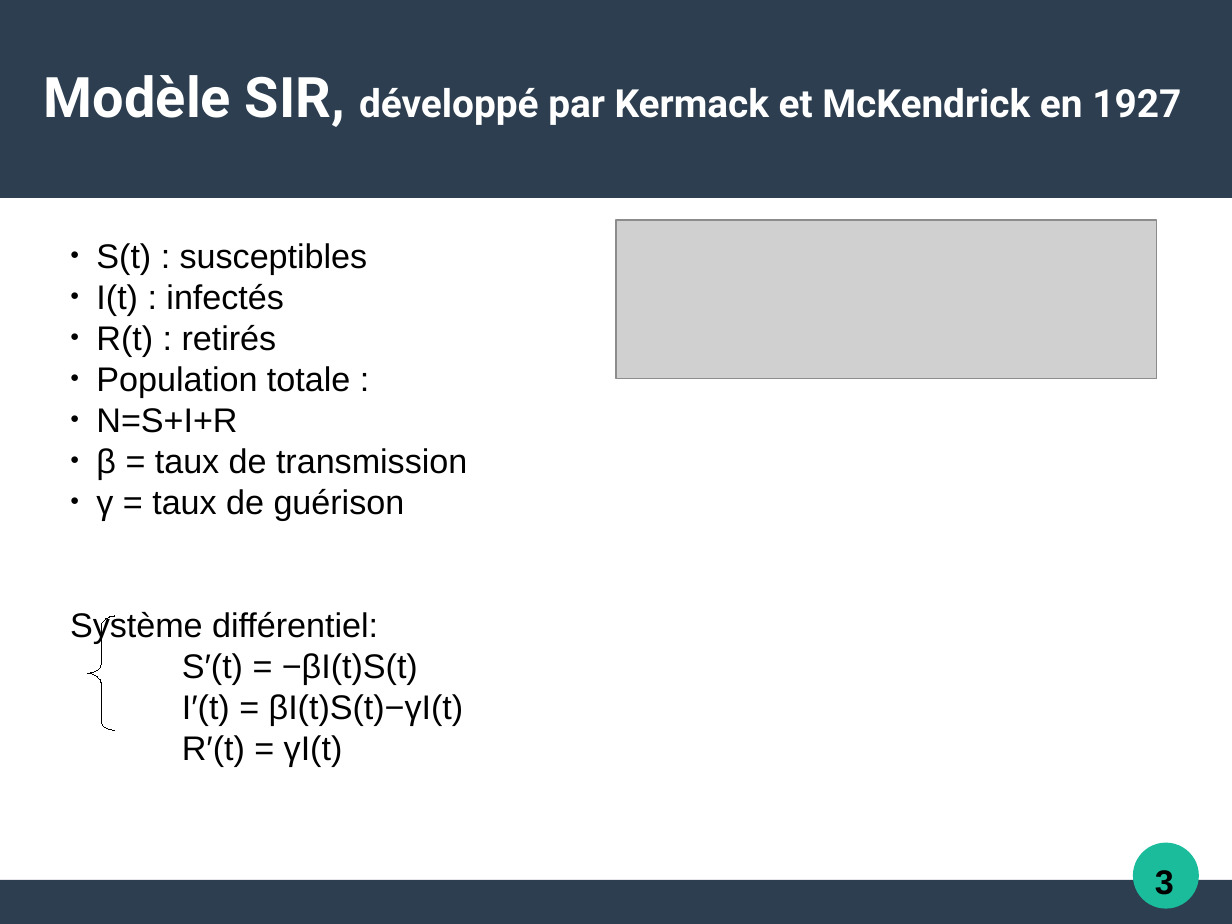
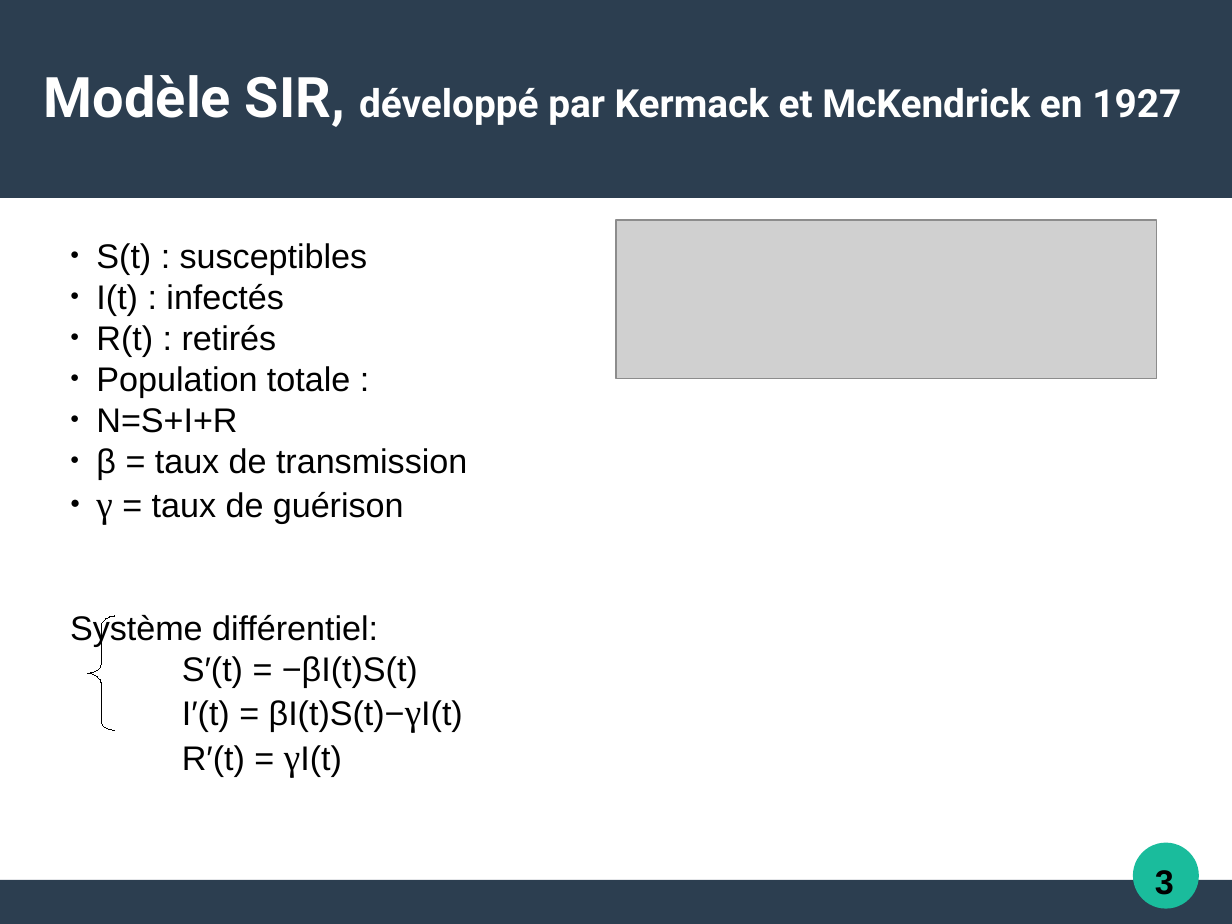
Before and after one commit to Alexia57/TIPE-2021-MP, a slide deck: slide 3 of Tipe_presentation.odp. Drawn at 1232x924 pixels with LibreOffice and Linux fonts; fonts in the diff are those of the drawing; grey boxes stand for pictures. Boxes give left, top, right and bottom in pixels: in the first picture for what was removed or moved away, otherwise in the second. Text is boxed around its words. In the diff, an @@ line names an element or a change of style, - is before the commit and + after.

```diff
--- a/Tipe_presentation.odp
+++ b/Tipe_presentation.odp
@@ text at <box>96,492,463,777</box>: size 22 to 24 pt, font Arial to Times New Roman in "γ", "βI(t)S(t)−γI(t)", "γI(t)" @@
```
Also in this commit, not shown: 8 other slides changed, 1 other file.
